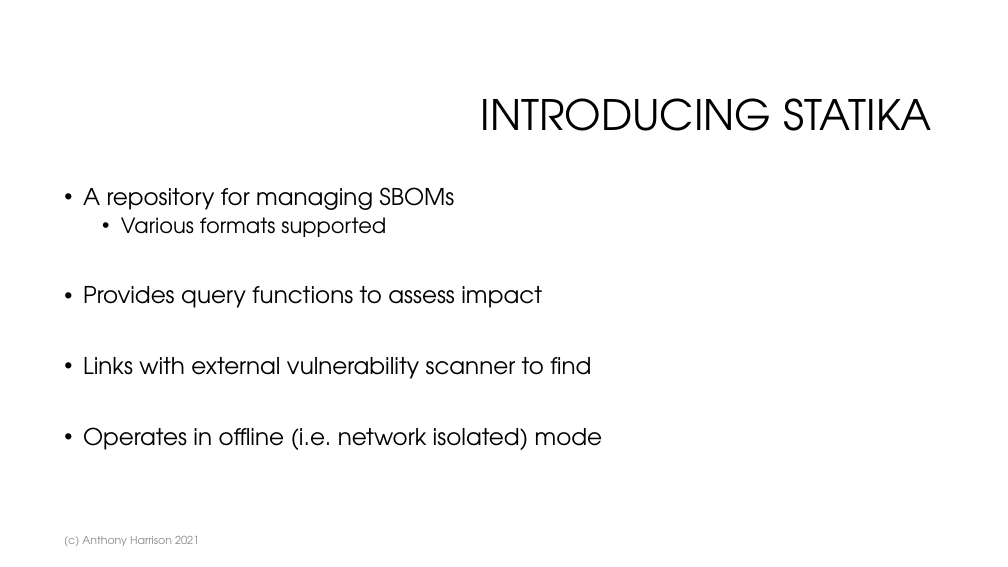
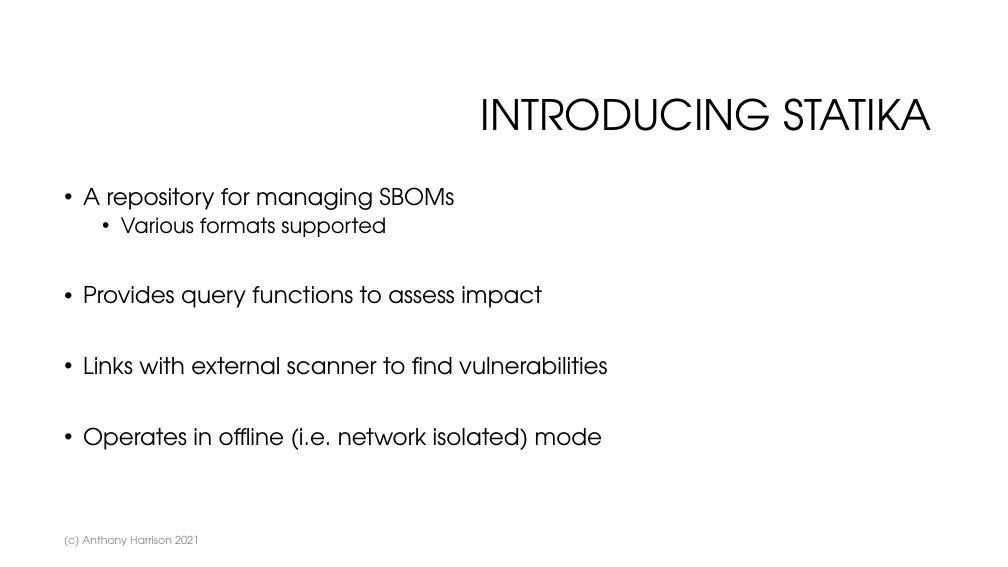
Before and after one commit to anthonyharrison/sbom-manager, a slide deck: slide 8 of doc/Managing SBOMs.pptx. Drawn at 1008x567 pixels with LibreOffice and Linux fonts; fonts in the diff are those of the drawing; background and template pictures are left out. Boxes give left, top, right and bottom in pixels: in the first picture for what was removed or moved away, otherwise in the second. Text is boxed around its words. In the diff, an @@ line names an element or a change of style, - is before the commit and + after.

```diff
--- a/doc/Managing SBOMs.pptx
+++ b/doc/Managing SBOMs.pptx
@@ text at (83, 357, 607, 375): text changed @@
-• Links with external vulnerability scanner to find
+• Links with external scanner to find vulnerabilities
```
Also in this commit, not shown: 3 other slides changed.
